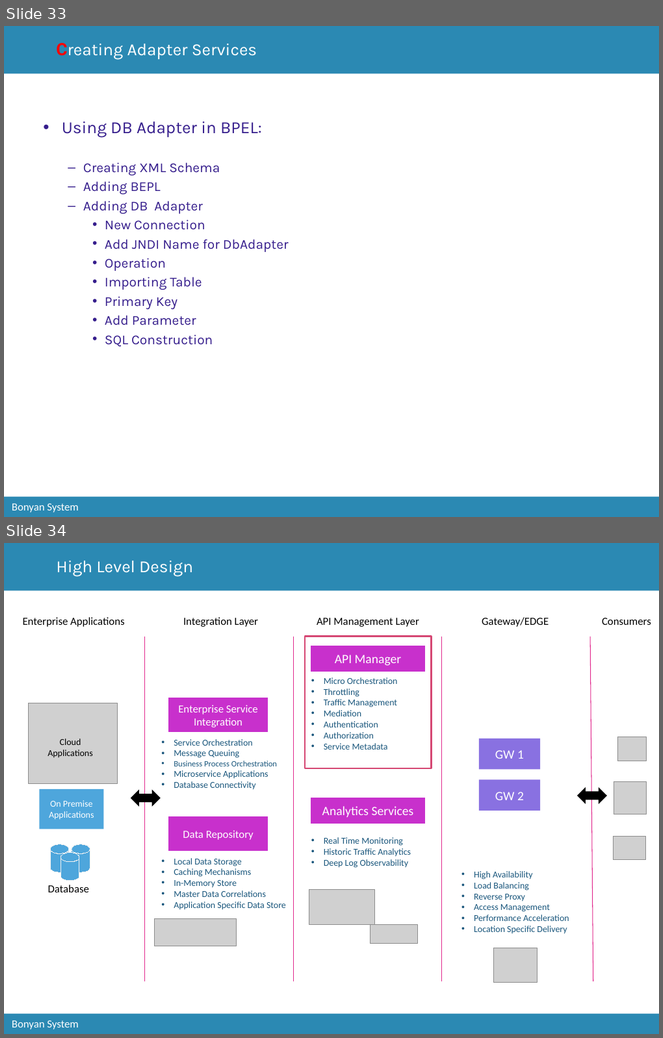
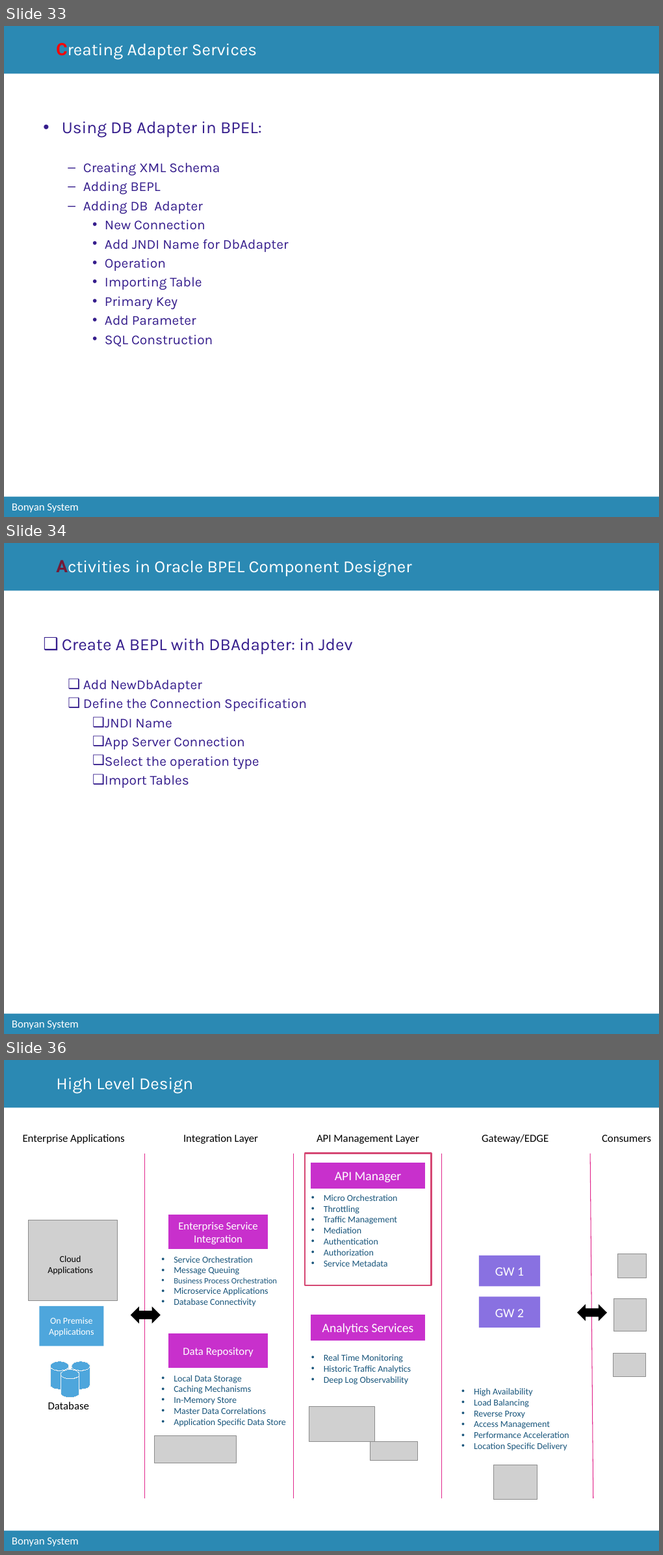
Before and after one commit to catcry/soaTraining, a slide deck: Presentation/soaTrainingPresentation.pptx. Shown one above the other, each under a label of ours: slides 33 and 34 before the commit, slides 33, 34 and 36 after it; the slides between them are not shown. The pictures are 663x1038 and 663x1555 pixels, drawn with LibreOffice and Linux fonts; fonts in the diff are those of the drawing; grey boxes stand for pictures; background and template pictures are left out. Boxes give left, top, right and bottom in pixels: in the first picture for what was removed or moved away, otherwise in the second. Text is boxed around its words. In the diff, an @@ line names an element or a change of style, - is before the commit and + after.

```diff
--- a/Presentation/soaTrainingPresentation.pptx
+++ b/Presentation/soaTrainingPresentation.pptx
@@ slide 34 added at (4, 543, 659, 1034), background #FFFFFF; not listed: 3 template elements that a slide beside it also shows @@
@@ title added at (56, 560, 412, 577), 18.8 pt, text #FFFFFF @@
+Activities in Oracle BPEL Component Designer
@@ text added at (62, 639, 353, 788), 15 pt, text #351D8C @@
+❑ Create A BEPL with DBAdapter: in Jdev
+  ❑ Add NewDbAdapter
+  ❑ Define the Connection Specification
+    ❑ JNDI Name
+    ❑ App Server Connection
+    ❑ Select the operation type
+    ❑ Import Tables
@@ what was slide 34 is now slide 36 @@
```
Also in this commit, not shown: 2 slides changed, 1 other slide added.
